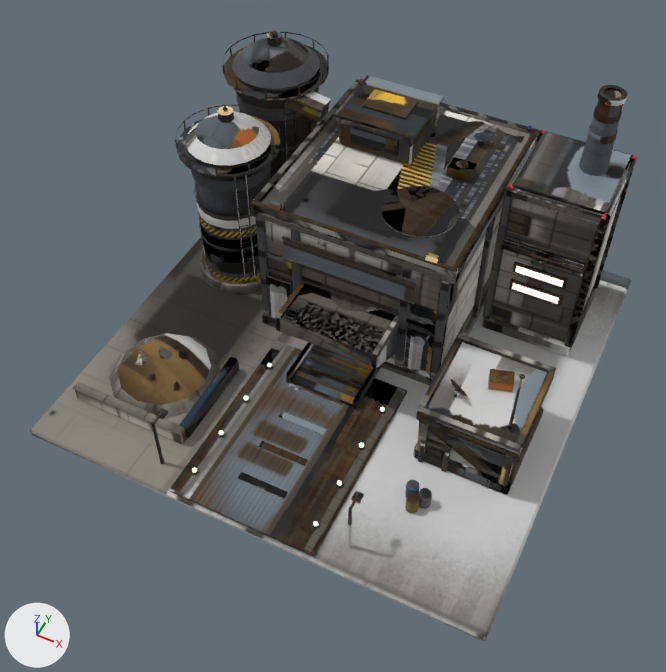
A saved change to the glTF model public/models/proc.allies.glb.
The view is the same before and after, from a 50 mm camera at (1.69, -3.65, 4.67) aimed at (0.04, -0.37, 0.57). The axes (+X, +Y, +Z) are drawn at lower left. The lights are the same throughout. The older version comes first. Where no turn or scale is listed for an object, it has been applied to the vertices. Vertices at exactly the same position are counted once.

The first picture shows 'root_mesh' and 4 more.
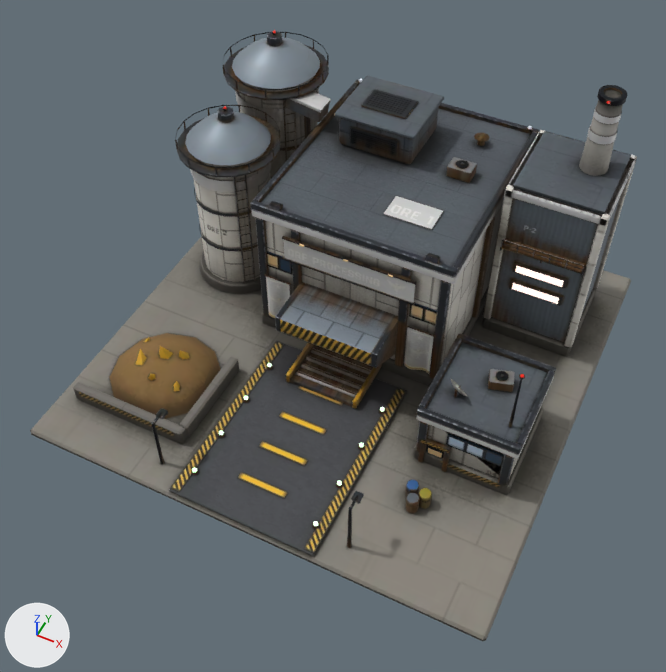
Where the change shows, as pixel boxes (x1, y1, x2, y2) in the pictures (666 x 672 px):
part 1 of me_root, rebuilt (23% narrower, 33% shorter)
    before: (382, 186, 459, 237)
    after: (384, 196, 443, 230)
part 2 of me_root, surface changed
    both: (39, 30, 637, 641)

The edits, one by one:
me_root is used by ob_root_mesh; location (0.0, 0.0, 0.886).
me_root had 4628 vertices, 6752 faces and spanned x -1.49..1.49, y -1.49..1.49, z -0.89..0.89.
me_root now has 4597 vertices, 6706 faces and spans x -1.49..1.49, y -1.49..1.49, z -0.89..0.89.
me_root part 1: the loose piece of 40 vertices spanning x 0.04..0.5, y 0.1..0.56, z 0.2..0.21 is rebuilt with 8 vertices and now spans x 0.09..0.39, y 0.21..0.39, z 0.2..0.21.
me_root part 2: 6069 kept faces spanning x -1.49..1.49, y -1.49..1.49, z -0.89..0.89 get new texture (UV) coordinates.
Other edits to the shape of me_root do not show in these pictures.
